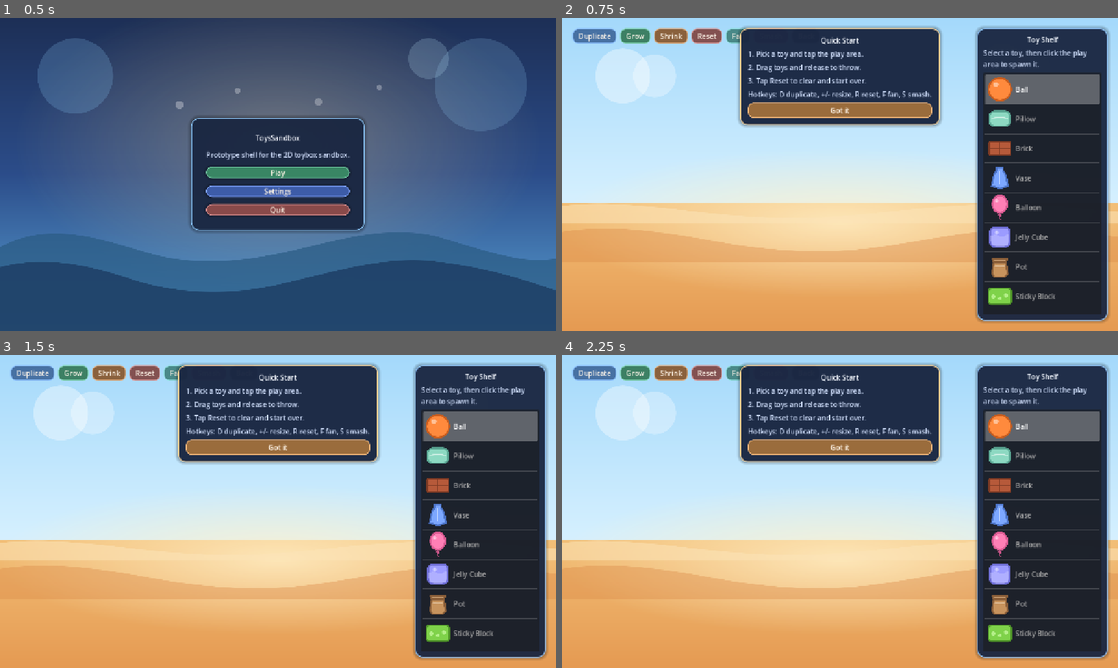
Above: before the commit, frames 1-4 (two rows, left to right).
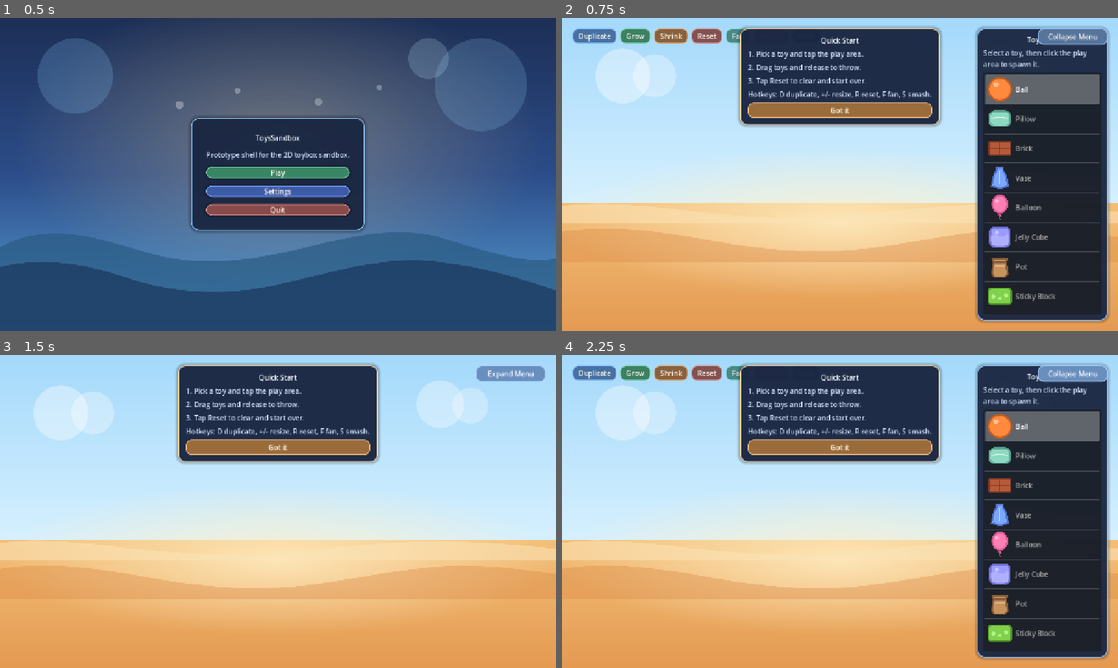
Above: after the commit, the same moments.

Repository: SoundBlaster/ToysSandbox
Game: Godot game, scene res://scenes/boot/Boot.tscn
Two runs of this game, one before a commit and one after it. Both use one fixed random seed, a clock stepped at 60 frames per second and the inputs below.
Inputs (mouse positions are in pixels of both pictures, inside the frame that each line leads up to):
- Up to frame 1 (0.5 s): no input
- Up to frame 2 (0.75 s): click "Play" at 0.5 s
- Up to frame 3 (1.5 s): click (511, 373) at 1.25 s, where only the run after the commit has a clickable "Collapse Menu"
- Up to frame 4 (2.25 s): click (1073, 373) at 2 s, where only the run after the commit has a clickable "Expand Menu"

Frame 1 is identical in both runs. In frame 2, 0.6% of the frame differs, in the area x 85-99%, y 3-9%; in frame 3, 24%, in the area x 2-99%, y 2-98%; in frame 4, 0.7%.

Commit message:
Implement P2-T10: add top-right menu collapse/expand toggle

Diff:
--- a/scenes/game/Sandbox.tscn
+++ b/scenes/game/Sandbox.tscn
@@ -69,6 +69,15 @@
 offset_right = -24.0
 offset_bottom = -24.0
 
+[node name="MenuToggleButton" type="Button" parent="CanvasLayer"]
+anchor_left = 1.0
+anchor_right = 1.0
+offset_left = -184.0
+offset_top = 24.0
+offset_right = -24.0
+offset_bottom = 62.0
+text = "Collapse Menu"
+
 [node name="OnboardingOverlay" type="PanelContainer" parent="CanvasLayer"]
 visible = false
 custom_minimum_size = Vector2(460, 0)
--- a/scripts/game/Sandbox.gd
+++ b/scripts/game/Sandbox.gd
@@ -31,11 +31,14 @@
 @onready var onboarding_controls_hint_label: Label = $CanvasLayer/OnboardingOverlay/OnboardingMargin/OnboardingVBox/OnboardingControlsHint
 @onready var dismiss_onboarding_button: Button = $CanvasLayer/OnboardingOverlay/OnboardingMargin/OnboardingVBox/DismissOnboardingButton
 @onready var stats_overlay_label: Label = $CanvasLayer/StatsOverlay
+@onready var menu_container: MarginContainer = $CanvasLayer/MarginContainer
+@onready var menu_toggle_button: Button = $CanvasLayer/MenuToggleButton
 
 var shelf_toy_ids: Array[StringName] = []
 var fallback_icons: Dictionary = {}
 var active_toy: RigidBody2D = null
 var interaction_controller = null
+var is_menu_collapsed := false
 
 
 func _ready() -> void:
@@ -48,8 +51,10 @@
 	smash_button.pressed.connect(_on_smash_pressed)
 	toy_list.item_selected.connect(_on_toy_selected)
 	dismiss_onboarding_button.pressed.connect(_on_dismiss_onboarding_pressed)
+	menu_toggle_button.pressed.connect(_on_menu_toggle_pressed)
 
 	_apply_visual_polish()
+	_set_menu_collapsed(false)
 	_ensure_selected_toy()
 	_build_toy_shelf()
 	status_label.text = "Tap a toy to drag it. Tap empty space to spawn the selected toy."
@@ -86,6 +91,14 @@
 	get_tree().change_scene_to_file("res://scenes/menu/MainMenu.tscn")
 
 
+func _on_menu_toggle_pressed() -> void:
+	_set_menu_collapsed(not is_menu_collapsed)
+	if is_menu_collapsed:
+		status_label.text = "Menu collapsed. Tap Expand Menu to restore controls."
+	else:
+		status_label.text = "Menu expanded. Sandbox controls restored."
+
+
 func _on_duplicate_pressed() -> void:
 	if interaction_controller != null:
 		interaction_controller.on_duplicate_pressed()
@@ -411,6 +424,14 @@
 	_style_action_button(smash_button, Color("d090ec"))
 	_style_action_button(back_button, Color("8f9ed8"))
 	_style_action_button(dismiss_onboarding_button, Color("f1a95d"))
+	_style_action_button(menu_toggle_button, Color("87b7f5"))
+
+
+func _set_menu_collapsed(collapsed: bool) -> void:
+	is_menu_collapsed = collapsed
+	menu_container.visible = not collapsed
+	menu_toggle_button.text = "Expand Menu" if collapsed else "Collapse Menu"
+	menu_toggle_button.tooltip_text = "Show in-game controls" if collapsed else "Hide in-game controls"
 
 func _build_panel_style(accent: Color, alpha: float) -> StyleBoxFlat:
 	var panel_style := StyleBoxFlat.new()
Not shown, added: SPECS/INPROGRESS/P2-T10_Validation_Report.md
